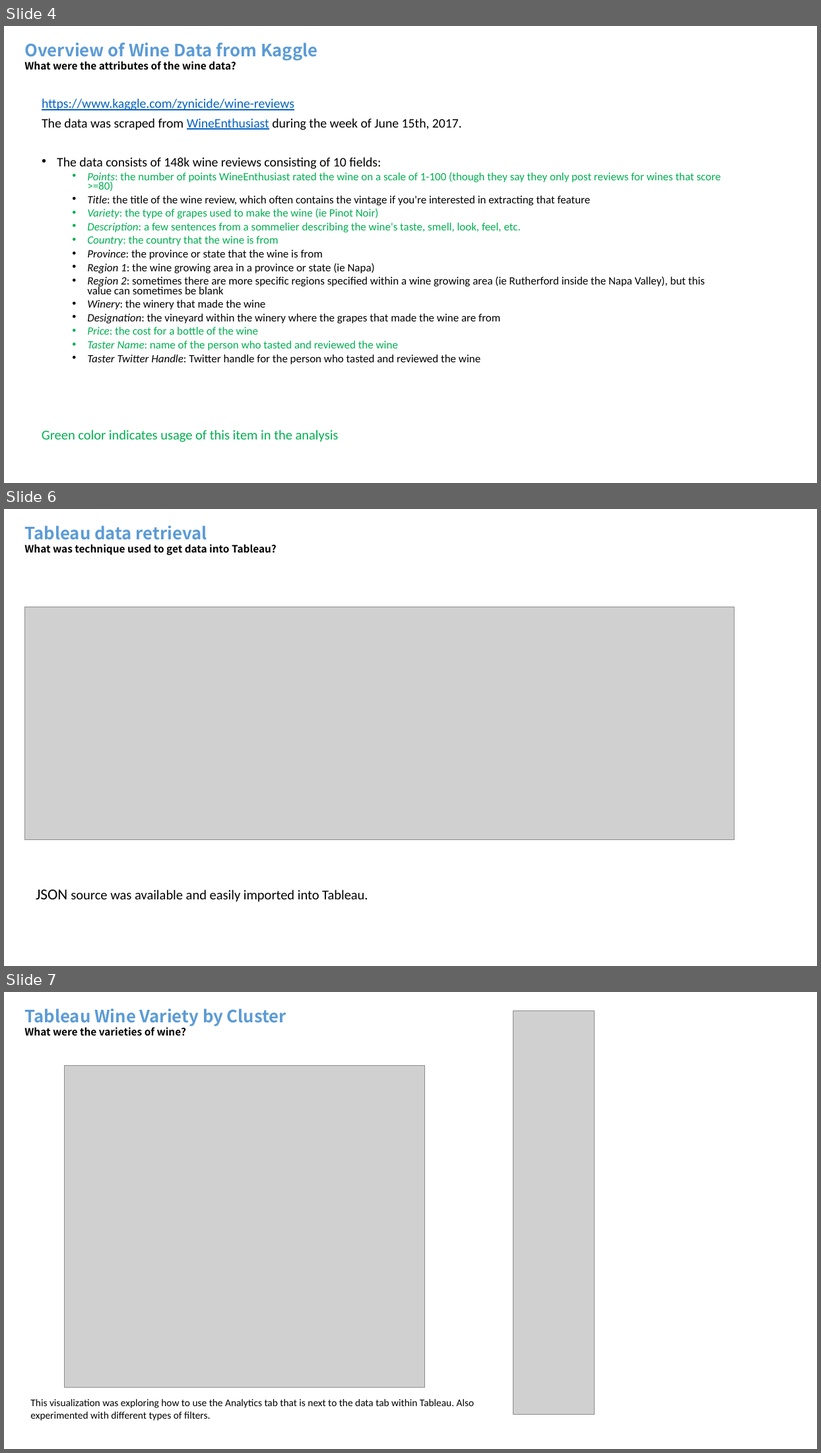
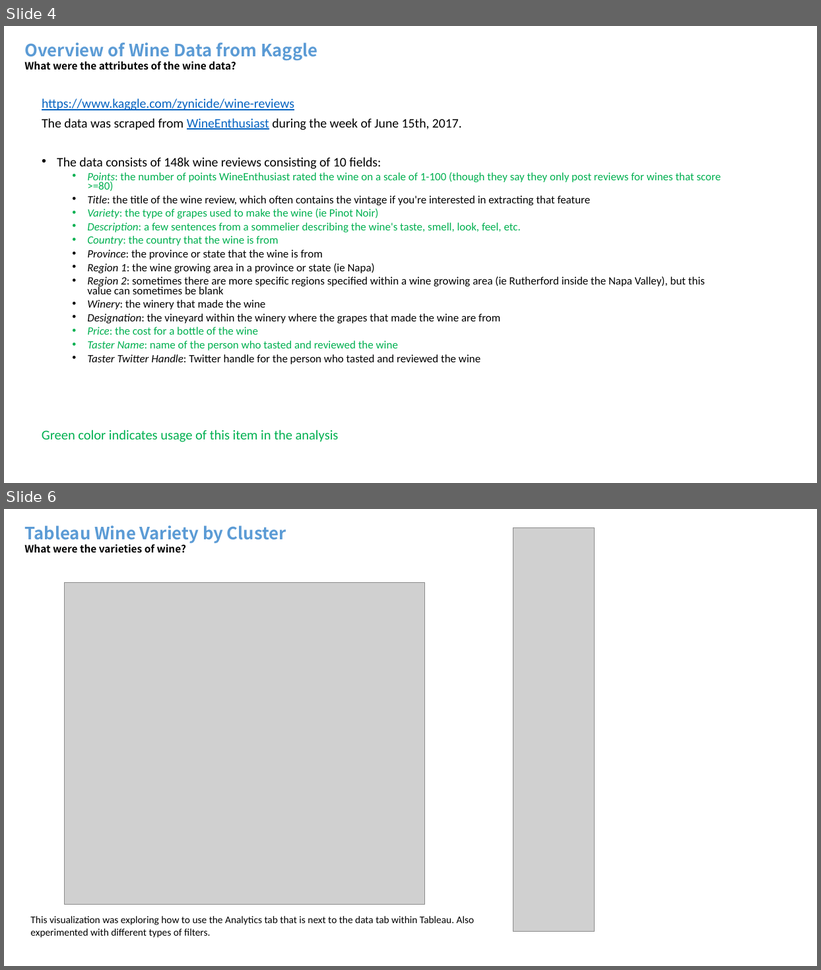
Before and after one commit to mdegrado/Wine-reviews-analysis-and-visualization, a slide deck: winereviews/Wine Reviews Analysis and Visualization.pptx. Shown one above the other, each under a label of ours: slides 4, 6 and 7 before the commit, slides 4 and 6 after it; the slides between them are not shown. The pictures are 821x1453 and 821x970 pixels, drawn with LibreOffice and Linux fonts; fonts in the diff are those of the drawing; grey boxes stand for pictures. Boxes give left, top, right and bottom in pixels: in the first picture for what was removed or moved away, otherwise in the second. Text is boxed around its words. In the diff, an @@ line names an element or a change of style, - is before the commit and + after.

```diff
--- a/winereviews/Wine Reviews Analysis and Visualization.pptx
+++ b/winereviews/Wine Reviews Analysis and Visualization.pptx
@@ slide 6 removed at [4,509,817,966], background #FFFFFF @@
@@ text removed at [24,525,277,555] @@
-Tableau data retrieval
-What was technique used to get data into Tableau?
@@ picture removed at [24,607,735,840] @@
@@ text removed at [36,890,368,902] @@
-JSON source was available and easily imported into Tableau.
@@ what was slide 7 is now slide 6 @@
```
Also in this commit, not shown: 8 slides changed, 1 other slide removed.
